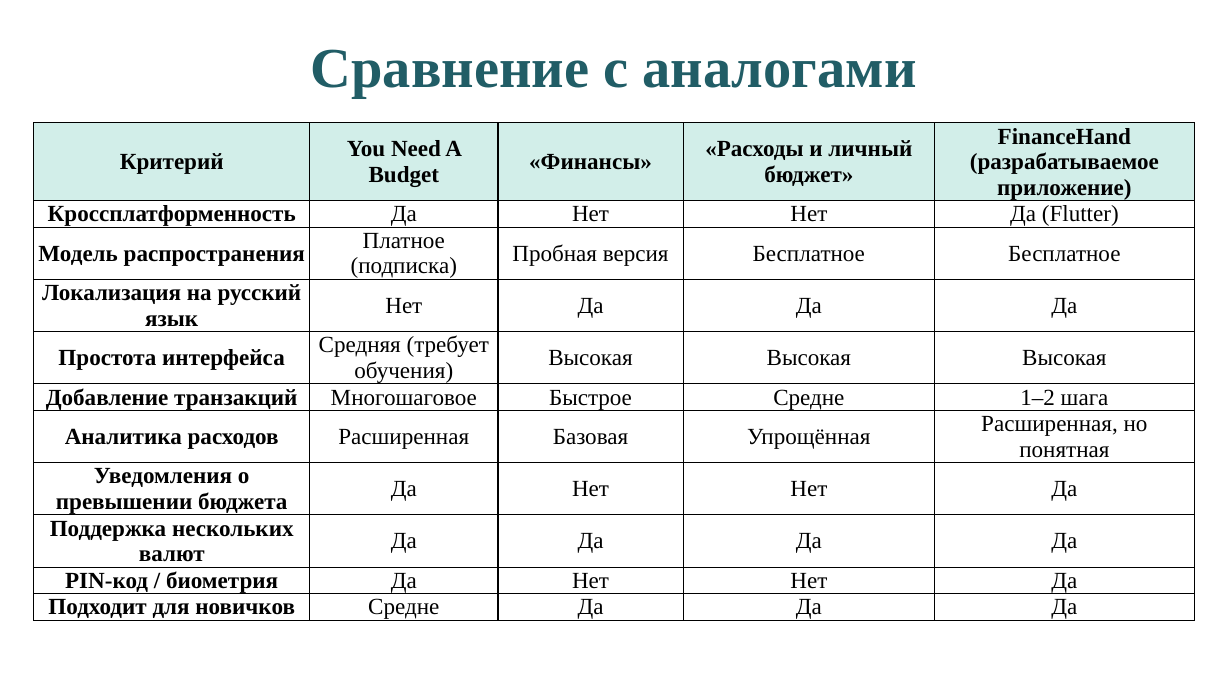
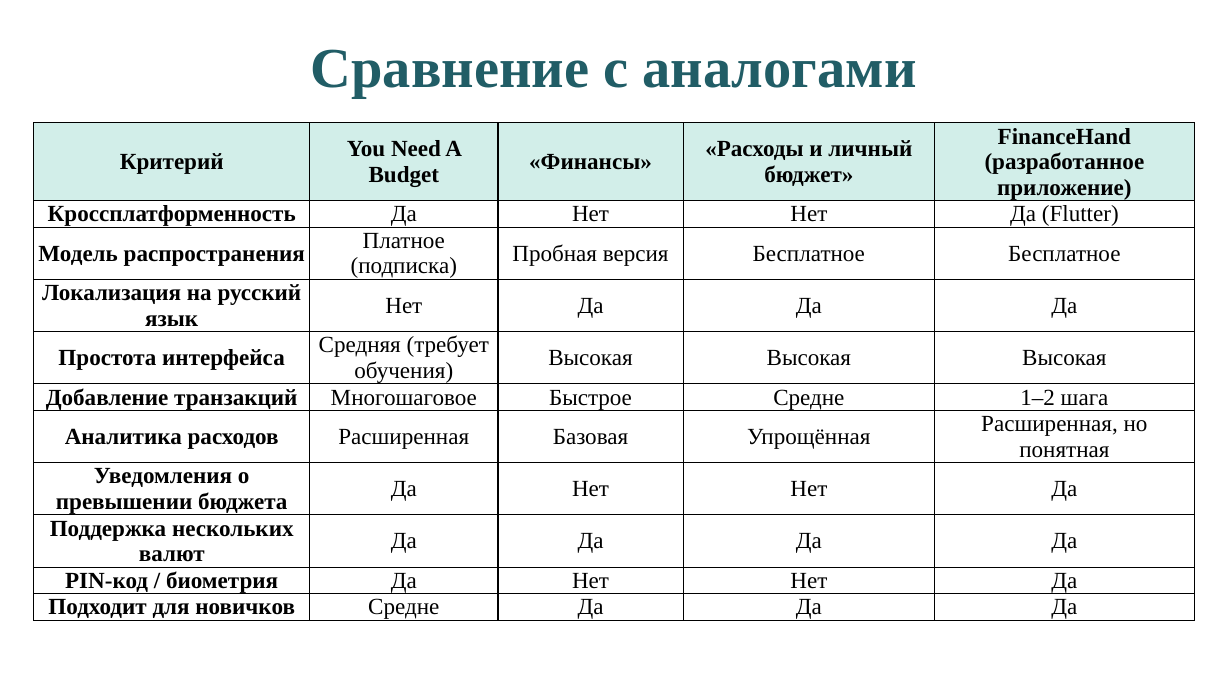
Before and after one commit to nastyatomchuk/diplom, a slide deck: slide 6 of Томчук А.С. Презентация.pptx. Drawn at 1232x693 pixels with LibreOffice and Linux fonts; fonts in the diff are those of the drawing; background and template pictures are left out. Boxes give left, top, right and bottom in pixels: in the first picture for what was removed or moved away, otherwise in the second. Text is boxed around its words. In the diff, an @@ line names an element or a change of style, - is before the commit and + after.

```diff
--- a/Томчук А.С. Презентация.pptx
+++ b/Томчук А.С. Презентация.pptx
@@ table at (x1=34, y1=123, x2=1195, y2=662) @@
-row 1, column 5: FinanceHand (разрабатываемое приложение)
+row 1, column 5: FinanceHand (разработанное приложение)
```
Also in this commit, not shown: 6 other slides changed, 1 other file.
